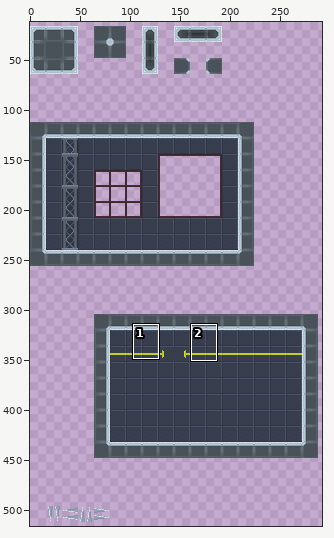
Two states of a sprite sheet, Assets/Sprites/Tilesheets/Gel Gal Tilesheet.png. The first picture is a wide view before the edit; the outline marks the close-up.
Close-up. Old version:
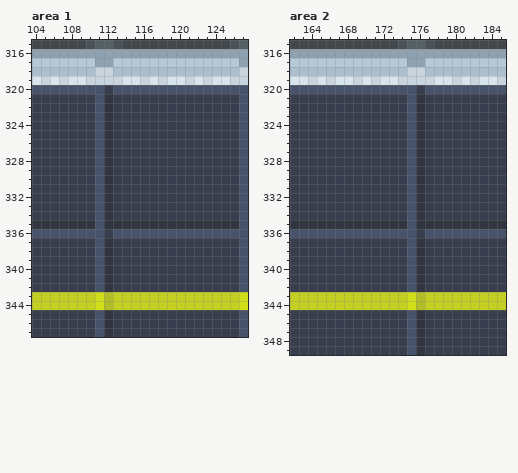
The file is 352x600 pixels. Colours within 5 levels of each other are drawn and written as one. Shown: area 1: x 104..127, y 315..347; area 2: x 162..185, y 315..349. The wide view leaves out empty margins. The commit also changed other parts of the picture, which this record leaves out.
Once edited:
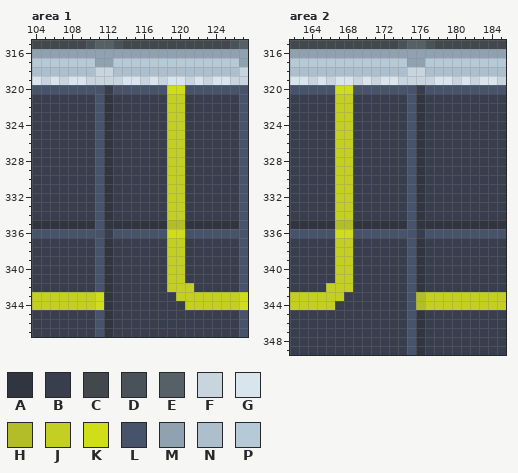
Palette (. is transparent): A #31353f  B #383e4d  C #42484c  D #4a5259  E #566067  F #c8d5de  G #d8e5ed  H #b3bd28  J #c3cf22  K #d0de19  L #47526b  M #90a2b0  N #adbfcc  P #b6c9d6
Difference:
Area 1:
Colour H gives way to colour A in rows 343 to 344 at x 112.
Colour J gives way to colour B in row 343 at x 113 to 119; in row 344 at x 113 to 120.
Colour A gives way to colour H in row 335 at x 119 to 120.
Colour B gives way to colour J in rows 321 to 334 at x 119 to 120; in rows 337 to 341 at x 119 to 120; in row 342 at x 119 to 121.
Colour L gives way to colour K in row 320 at x 119 to 120; in row 336 at x 119 to 120.
Area 2:
Colour J gives way to colour B in row 343 at x 168 to 174; in row 344 at x 167 to 174.
Colour A gives way to colour H in row 335 at x 167 to 168.
Colour B gives way to colour J in rows 321 to 334 at x 167 to 168; in rows 337 to 341 at x 167 to 168; in row 342 at x 166 to 168.
Colour L gives way to colour K in row 320 at x 167 to 168; in row 336 at x 167 to 168.
Colour K gives way to colour L in rows 343 to 344 at x 175.
Where, in picture pixels (left, top, right, bottom), the same in both close-ups:
changed: (104, 85, 194, 310)
changed: (326, 85, 416, 310)
